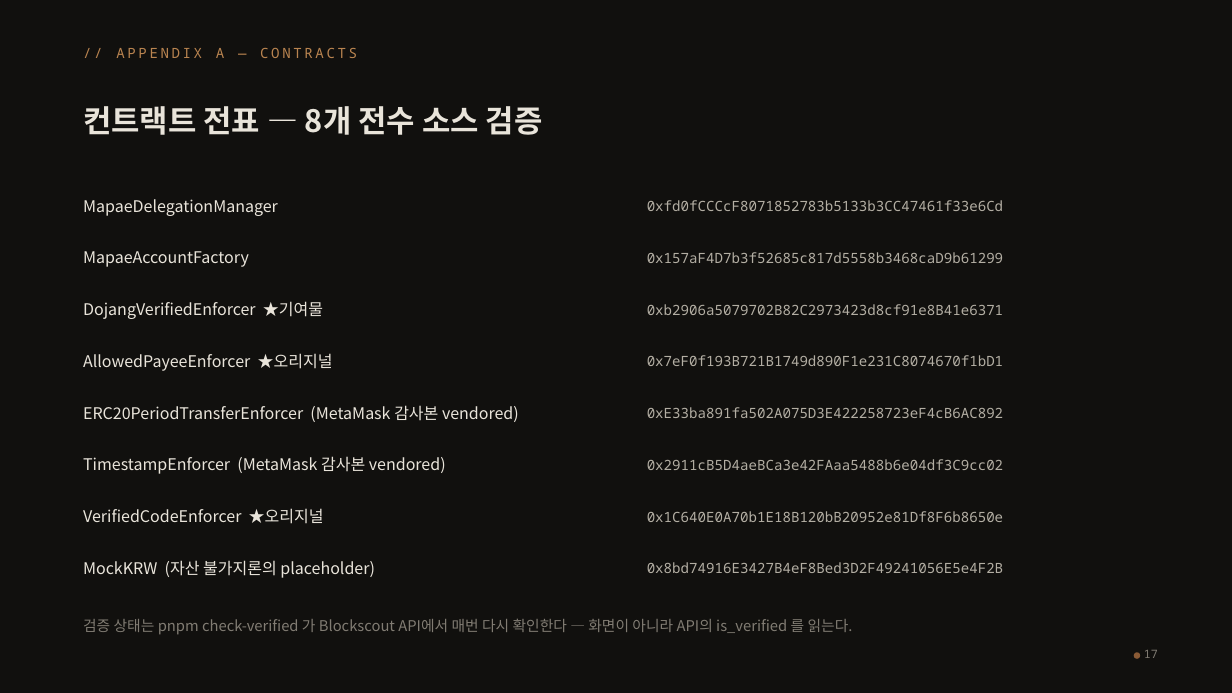
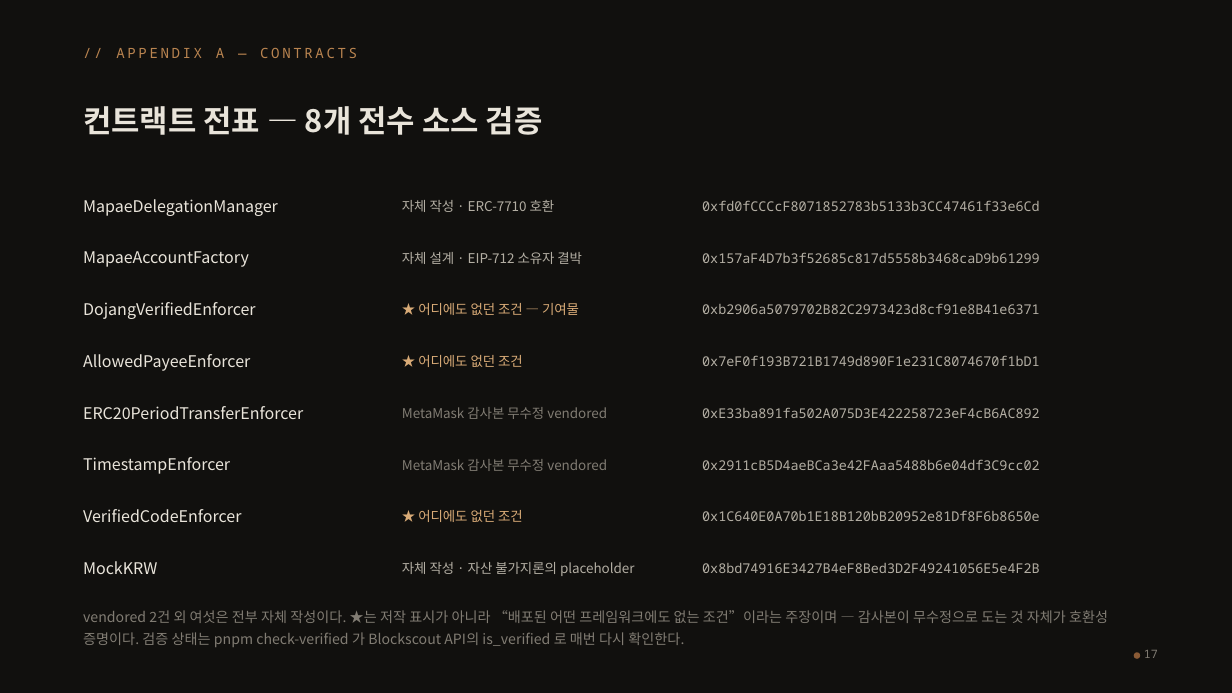
Before and after one commit to GrapeInTheTree/mapae, a slide deck: slide 17 of docs/pitch/mapae_pitch_v3.pptx. Drawn at 1232x693 pixels with LibreOffice and Linux fonts; fonts in the diff are those of the drawing. Boxes give left, top, right and bottom in pixels: in the first picture for what was removed or moved away, otherwise in the second. Text is boxed around its words. In the diff, an @@ line names an element or a change of style, - is before the commit and + after.

```diff
--- a/docs/pitch/mapae_pitch_v3.pptx
+++ b/docs/pitch/mapae_pitch_v3.pptx
@@ text added at <box>402,200,555,212</box>, 10.5 pt, text #B3AEA3 @@
+자체 작성 · ERC-7710 호환
@@ text "0xfd0fCCCcF8071852783b5133b3CC47461f33e6Cd": place and size @@
-text "0xfd0fCCCcF8071852783b5133b3CC47461f33e6Cd" at <box>647,200,1003,211</box>
+text "0xfd0fCCCcF8071852783b5133b3CC47461f33e6Cd" at <box>702,201,1039,211</box>
@@ text "0x157aF4D7b3f52685c817d5558b3468caD9b61299": place and size @@
-text "0x157aF4D7b3f52685c817d5558b3468caD9b61299" at <box>647,252,1003,263</box>
+text "0x157aF4D7b3f52685c817d5558b3468caD9b61299" at <box>702,252,1039,263</box>
@@ text added at <box>402,252,582,264</box>, 10.5 pt, text #B3AEA3 @@
+자체 설계 · EIP-712 소유자 결박
@@ size 11 to 10.5 pt in 8 elements at <box>702,356,1039,366</box>, <box>702,407,1039,418</box>, <box>702,460,1039,470</box>, <box>702,511,1039,521</box>, <box>702,563,1039,573</box>, <box>702,201,1039,211</box>, <box>702,252,1039,263</box>, <box>702,304,1039,314</box> @@
@@ text "0xb2906a5079702B82C2973423d8cf91e8B41e6371": place and size @@
-text "0xb2906a5079702B82C2973423d8cf91e8B41e6371" at <box>647,304,1003,315</box>
+text "0xb2906a5079702B82C2973423d8cf91e8B41e6371" at <box>702,304,1039,314</box>
@@ text at <box>83,302,256,319</box>: text changed @@
-DojangVerifiedEnforcer ★기여물
+DojangVerifiedEnforcer
@@ text added at <box>418,303,579,315</box>, 10.5 pt, text #D9AB77 @@
+★ 어디에도 없던 조건 — 기여물
@@ text removed at <box>83,353,333,371</box> @@
-AllowedPayeeEnforcer ★오리지널
@@ text added at <box>418,355,523,367</box>, 10.5 pt, text #D9AB77 @@
+★ 어디에도 없던 조건
@@ text "0x7eF0f193B721B1749d890F1e231C8074670f1bD1": place and size @@
-text "0x7eF0f193B721B1749d890F1e231C8074670f1bD1" at <box>647,355,1003,366</box>
+text "0x7eF0f193B721B1749d890F1e231C8074670f1bD1" at <box>702,356,1039,366</box>
@@ text at <box>402,407,607,419</box>: text changed; size 12.5 to 10.5 pt; text colour #E9E4DA to #817C73 @@
-ERC20PeriodTransferEnforcer (MetaMask 감사본 vendored)
+MetaMask 감사본 무수정 vendored
@@ text "0xE33ba891fa502A075D3E422258723eF4cB6AC892": place and size @@
-text "0xE33ba891fa502A075D3E422258723eF4cB6AC892" at <box>647,407,1003,418</box>
+text "0xE33ba891fa502A075D3E422258723eF4cB6AC892" at <box>702,407,1039,418</box>
@@ text "0x2911cB5D4aeBCa3e42FAaa5488b6e04df3C9cc02": place and size @@
-text "0x2911cB5D4aeBCa3e42FAaa5488b6e04df3C9cc02" at <box>647,459,1003,470</box>
+text "0x2911cB5D4aeBCa3e42FAaa5488b6e04df3C9cc02" at <box>702,460,1039,470</box>
@@ text at <box>402,459,607,471</box>: text changed; size 12.5 to 10.5 pt; text colour #E9E4DA to #817C73 @@
-TimestampEnforcer (MetaMask 감사본 vendored)
+MetaMask 감사본 무수정 vendored
@@ text removed at <box>83,508,324,524</box> @@
-VerifiedCodeEnforcer ★오리지널
@@ text "0x1C640E0A70b1E18B120bB20952e81Df8F6b8650e": place and size @@
-text "0x1C640E0A70b1E18B120bB20952e81Df8F6b8650e" at <box>647,511,1003,522</box>
+text "0x1C640E0A70b1E18B120bB20952e81Df8F6b8650e" at <box>702,511,1039,521</box>
@@ text added at <box>418,510,523,522</box>, 10.5 pt, text #D9AB77 @@
+★ 어디에도 없던 조건
@@ text at <box>402,562,635,576</box>: text changed; size 12.5 to 10.5 pt; text colour #E9E4DA to #B3AEA3 @@
-MockKRW (자산 불가지론의 placeholder)
+자체 작성 · 자산 불가지론의 placeholder
@@ text "0x8bd74916E3427B4eF8Bed3D2F49241056E5e4F2B": place and size @@
-text "0x8bd74916E3427B4eF8Bed3D2F49241056E5e4F2B" at <box>647,562,1003,573</box>
+text "0x8bd74916E3427B4eF8Bed3D2F49241056E5e4F2B" at <box>702,563,1039,573</box>
@@ text at <box>83,610,1108,647</box>: text changed; size 11.5 to 11 pt @@
-검증 상태는 pnpm check-verified 가 Blockscout API에서 매번 다시 확인한다 — 화면이 아니라 API의 is_verified 를 읽는다.
+vendored 2건 외 여섯은 전부 자체 작성이다. ★는 저작 표시가 아니라 “배포된 어떤 프레임워크에도 없는 조건”이라는 주장이며 — 감사본이 무수정으로 도는 것 자체가 호환성 증명이다. 검증 상태는 pnpm check-verified 가 Blockscout API의 is_verified 로 매번 다시 확인한다.
```
Also in this commit, not shown: 1 other file.
